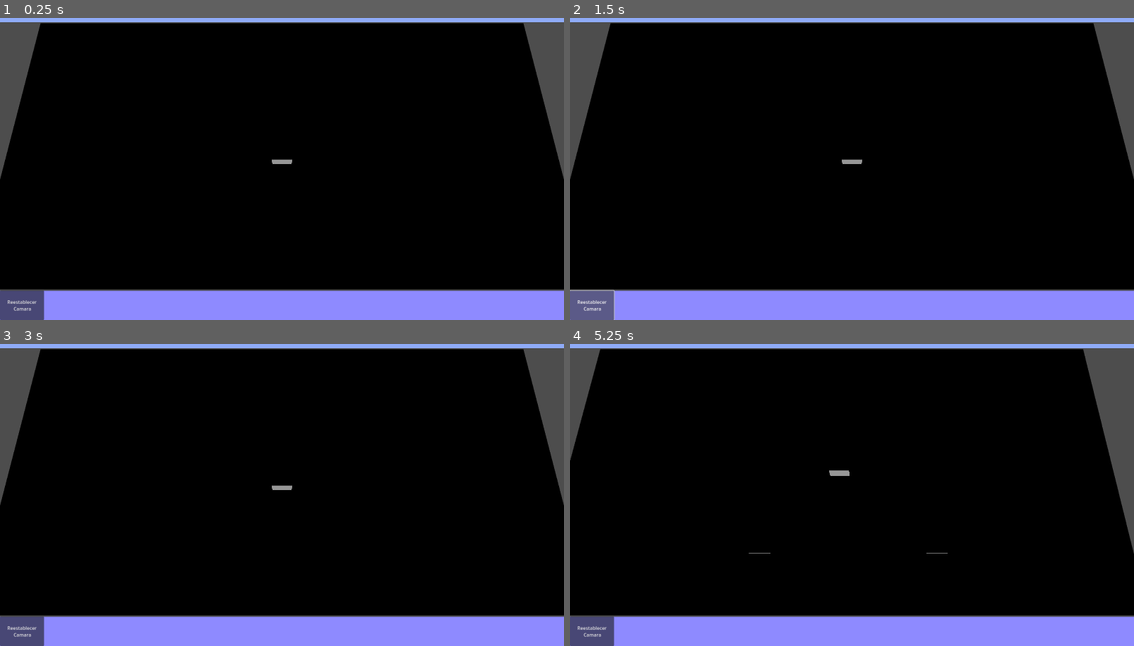
Above: before the commit, frames 1-4 (two rows, left to right).
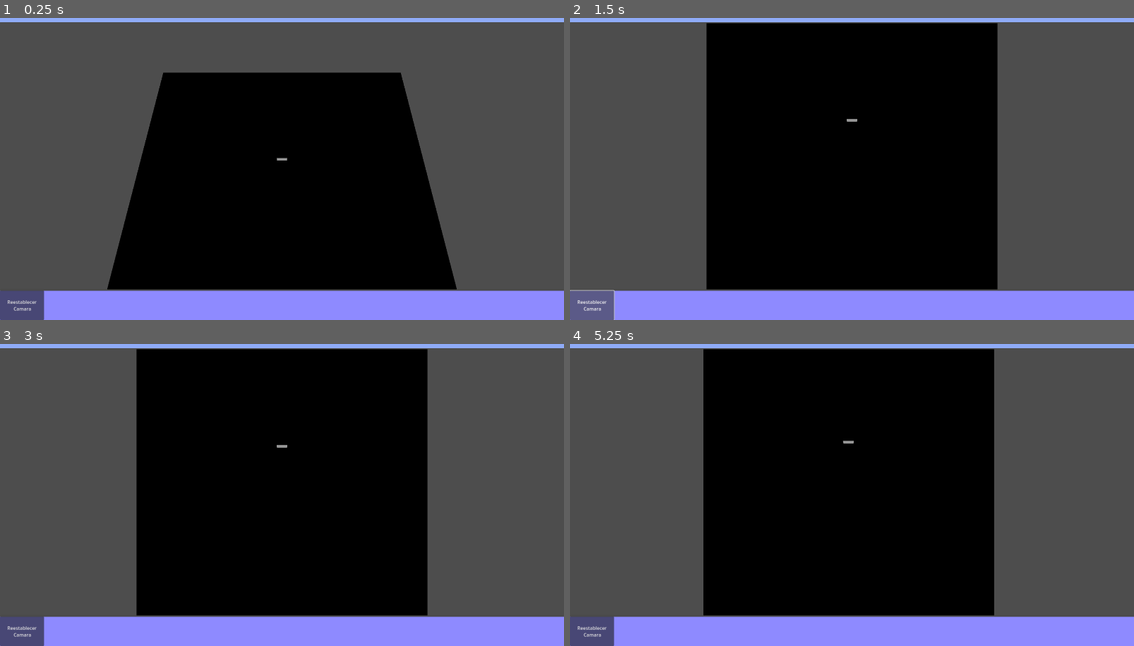
Above: after the commit, the same moments.

Repository: vwc262/Godot8Lumbreras
Game: Godot game, scene res://Scenes/Perfil/Main/Main.tscn
The game is run twice, just before and just after one commit, with the same random seed, the same clock (stepped at 60 frames per second) and the same inputs.
Inputs (mouse positions are in pixels of both pictures, inside the frame that each line leads up to):
- Up to frame 1 (0.25 s): no input
- Up to frame 2 (1.5 s): click "Reestablecer Camara" at 0.5 s; click "Reestablecer Camara" at 1.25 s
- Up to frame 3 (3 s): click "Reestablecer Camara" at 2 s; tap Enter at 2.75 s; move the mouse to (406, 470) at 2.77 s; click (406, 470) at 2.92 s
- Up to frame 4 (5.25 s): tap Space at 3.5, 5 s; drag from (739, 504) to (823, 552) at 3.52 s; tap Enter at 4.25 s; move the mouse to (908, 416) at 4.27 s; click (908, 416) at 4.42 s; drag from (823, 552) to (682, 440) at 5.02 s

The runs differ from the first frame. In frame 1, 47% of the frame differs, in the area x 0-100%, y 1-90%; in frame 2, 39%; in frame 3, 39%; in frame 4, 39%.

Commit message:
Ajustes de navegacion

Diff:
--- a/src/Scenes/Perfil/Main/Main.tscn
+++ b/src/Scenes/Perfil/Main/Main.tscn
@@ -50,7 +50,7 @@
 handle_input_locally = false
 physics_object_picking = true
 physics_object_picking_sort = true
-size = Vector2i(1920, 907)
+size = Vector2i(2, 2)
 render_target_update_mode = 4
 
 [node name="World" parent="VB_MainContainer/main_container/SubViewportContainer/SubViewport" instance=ExtResource("2_2gqy4")]
--- a/src/Scenes/Perfil/Main/NivelPruebas.tscn
+++ b/src/Scenes/Perfil/Main/NivelPruebas.tscn
@@ -23,19 +23,22 @@
 [node name="CameraParent" type="Node3D" parent="."]
 transform = Transform3D(1, 0, 0, 0, 1, 0, 0, 0, 1, 0, 15, 0)
 script = ExtResource("2_ui4vn")
+can_pan = true
+pan_speed = 0.08
 can_rotate = true
 rotate_treshold = 8
+initialRotationCamera = -90
 minRotationY = -20.0
 maxRotationY = 20.0
+offSetDistanceInclination = 5.5
 zoom_speed = 0.05
 can_zoom = true
 maxZoom = 2.0
 initialZoom = 15.0
-can_pan = true
 
 [node name="Camera3D" type="Camera3D" parent="CameraParent"]
 transform = Transform3D(1, 0, 0, 0, 0.258819, 0.965926, 0, -0.965926, 0.258819, 0, 0, 0)
-fov = 50.0
+fov = 85.0
 
 [node name="Domi" type="Node" parent="."]
 
--- a/src/Scripts/Navigation/Touch.gd
+++ b/src/Scripts/Navigation/Touch.gd
@@ -1,5 +1,7 @@
 extends Node3D
 
+@export_group('Pan')
+@export var can_pan: bool
 @export var pan_speed = 0.01
 
 @export_group('Rotation')
@@ -10,6 +12,7 @@
 @export var LimitRotationCamera = -15
 @export var minRotationY : float = -13
 @export var maxRotationY : float= 13
+@export var offSetDistanceInclination : float = 5
 
 @export_group('Zoom')
 @export var zoom_speed = 0.01
@@ -17,7 +20,6 @@
 @export var maxZoom:float
 @export var initialZoom:float
 
-@export var can_pan: bool
 
 var touch_points: Dictionary = {}
 var start_distance
@@ -69,6 +71,7 @@
 	if touch_points.size() == 1:
 		if can_pan:
 			var pan_vector = (forward + (-event.relative.x * right ) + (-event.relative.y * forward)) * pan_speed
+			pan_vector /= initialZoom
 			pan_vector.y = 0
 			global_translate(pan_vector)
 
@@ -97,10 +100,14 @@
 
 func limit_zoom():
 	position.y = clamp(position.y, maxZoom,initialZoom )
-	pass
 
-func inclinate_camera():
-	return remap(position.y, initialZoom, maxZoom, 0, 1)
+
+func inclinate_camera()->float:
+	var val = 0 #Default uno para que mantenga la vista top
+	if position.y < initialZoom - offSetDistanceInclination:
+		val = remap(position.y, initialZoom - offSetDistanceInclination, maxZoom, 0, 1)
+	return val
+
 
 func crearMiTween(callBack) -> Tween:
 	var tween = create_tween()
